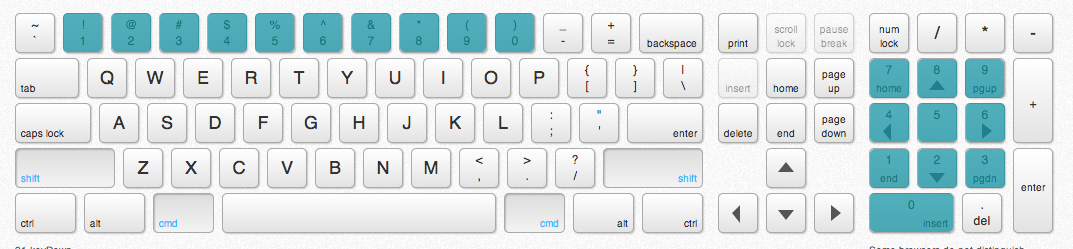
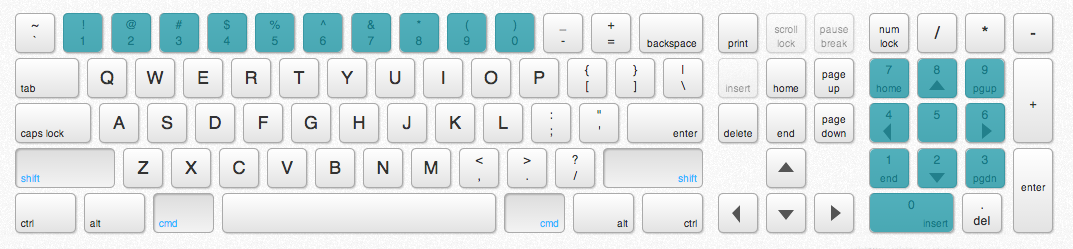
Revision of a layered w=1073, h=249 image; what changed, layer by layer:
removed layer "Capa 0 copia" over bbox(0, 232, 1032, 249)
painted on "Capa 0" over bbox(0, 232, 1032, 249)
